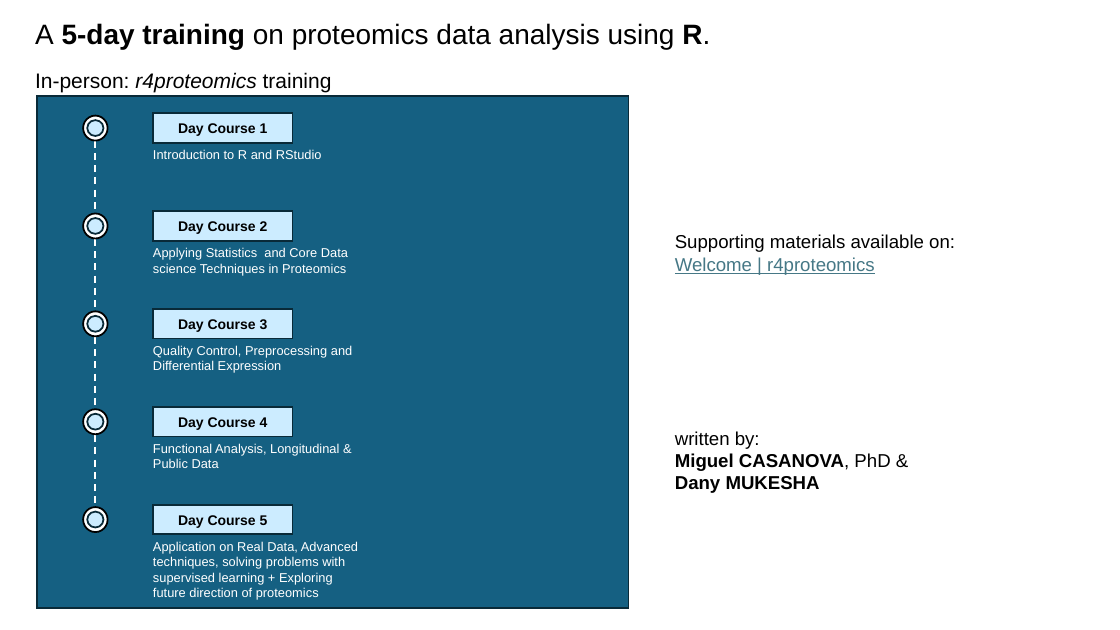
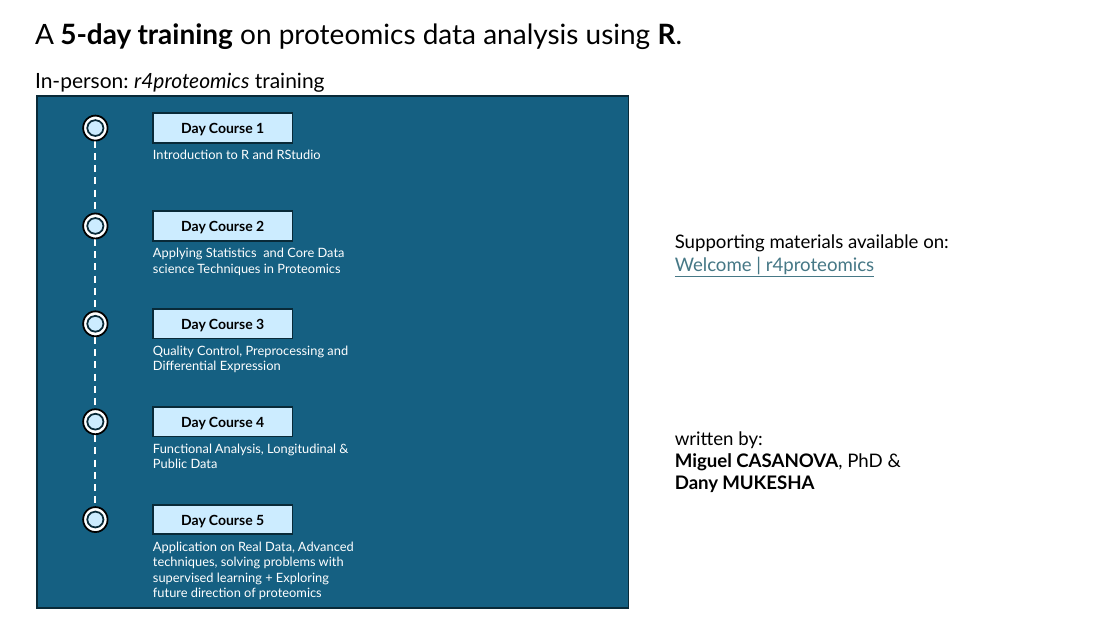
Before and after one commit to lodiag-holocron/r4proteomics, a slide deck: slide 1 of inst/r4proteomics_slides.pptx. Drawn at 1120x630 pixels with LibreOffice and Linux fonts; fonts in the diff are those of the drawing. Boxes give left, top, right and bottom in pixels: in the first picture for what was removed or moved away, otherwise in the second. Text is boxed around its words. In the diff, an @@ line names an element or a change of style, - is before the commit and + after.

```diff
--- a/inst/r4proteomics_slides.pptx
+++ b/inst/r4proteomics_slides.pptx
@@ font Arial to Lato in 14 elements at [153,113,292,143], [153,149,321,159], [153,211,292,240], [153,247,345,275], [153,309,292,339], [153,345,348,372], [153,407,292,436], [153,443,336,468], [153,505,292,534], [153,541,354,599], [35,72,325,92], [35,23,683,49], [675,234,949,274], [675,431,883,492] @@
```
Also in this commit, not shown: 2 other files.
